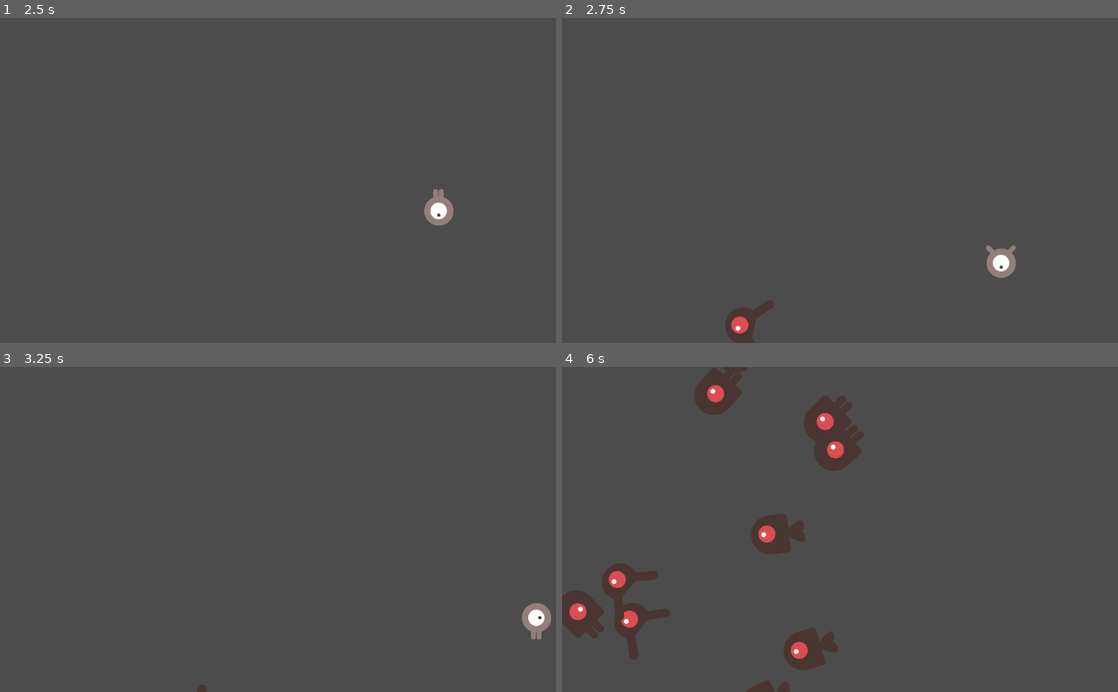
Above: before the commit, frames 1-4 (two rows, left to right).
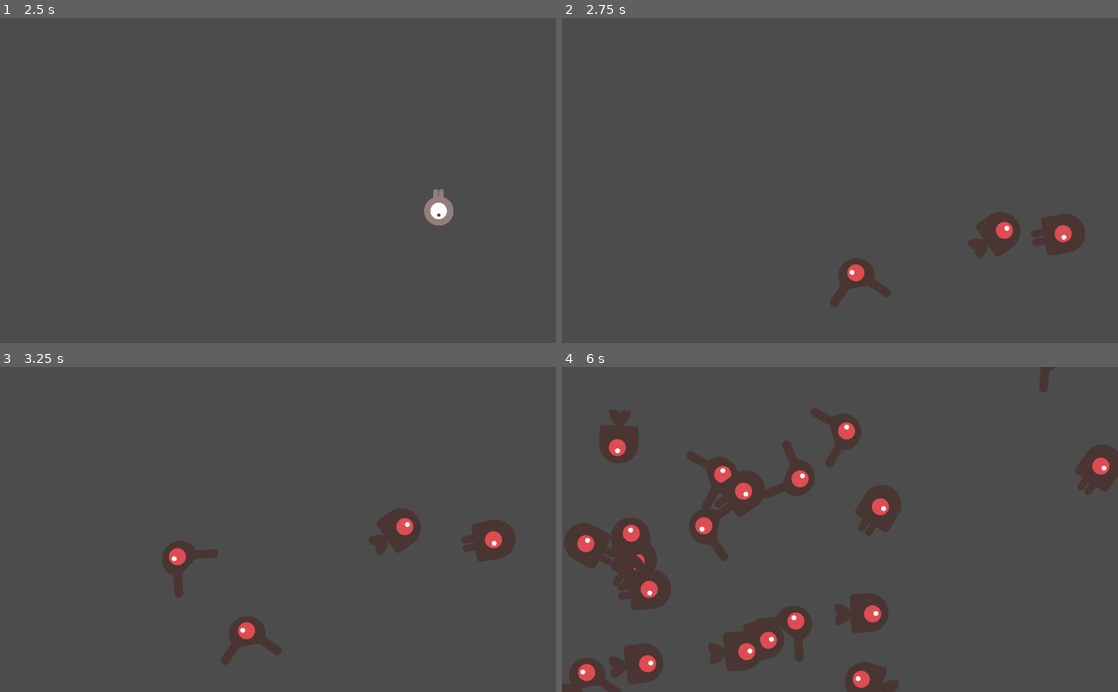
Above: after the commit, the same moments.

Repository: tjanok/pawpaw-warriors
Game: Godot game, scene res://assets/scenes/Main.tscn
Two runs of this game, one before a commit and one after it. Both use one fixed random seed, a clock stepped at 60 frames per second and the inputs below.
Inputs:
- Up to frame 1 (2.5 s): click "Start" at 0.5 s; tap Enter at 1.25 s; hold Right (ui_right) 1.28-2.03 s; hold Down (ui_down) from 2.03 s (still down)
- Up to frame 2 (2.75 s): keep holding Down (ui_down)
- Up to frame 3 (3.25 s): release Down (ui_down) at 2.78 s; hold Right (ui_right) from 2.78 s (still down)
- Up to frame 4 (6 s): release Right (ui_right) at 3.53 s; hold Up (ui_up) 3.53-4.28 s; hold Left (ui_left) 4.28-5.78 s; hold Down (ui_down) from 5.78 s (still down)

Frame 1 is identical in both runs. In frame 2, 3.3% of the frame differs, in the area x 29-94%, y 59-100%; in frame 3, 3.4%; in frame 4, 18%, in the area x 0-100%, y 0-100%.

Commit message:
fixed 2d positions

Diff:
--- a/Main.gd
+++ b/Main.gd
@@ -32,7 +32,12 @@
 	# Set the mob's direction perpendicular to the path direction.
 	var direction = $MobPath/MobSpawnLocation.rotation + PI / 2
 	# Set the mob's position to a random location.
-	mob.get_node("RigidBody2D").position = $MobPath/MobSpawnLocation.position
+	var pos = Vector2( 1000, 500 );
+	pos = $StartPosition.position
+	#pos.x = rand_range( 0, get_viewport().get_visible_rect().size.x-16);
+	#pos.y = rand_range( 0, get_viewport().get_visible_rect().size.y );
+
+	mob.position = $MobPath/MobSpawnLocation.position
 	# Add some randomness to the direction.
 	direction += rand_range(-PI / 4, PI / 4)
 	mob.get_node("RigidBody2D").rotation = direction
--- a/assets/scenes/Main.tscn
+++ b/assets/scenes/Main.tscn
@@ -7,7 +7,7 @@
 
 [sub_resource type="Curve2D" id=1]
 _data = {
-"points": PoolVector2Array( 0, 0, 0, 0, -192.167, -347.575, 0, 0, 0, 0, 3727.16, -338.472, 0, 0, 0, 0, 3737.98, 960.183, 0, 0, 0, 0, -186.761, 960.183, 0, 0, 0, 0, 3732.57, 963.217, 0, 0, 0, 0, -197.573, 957.148, 0, 0, 0, 0, -186.761, -359.712 )
+"points": PoolVector2Array( -19.9113, -11.1758, 19.9113, 11.1758, 3727.16, -338.472, 0, 0, 0, 0, 3732.57, 963.217, 0, 0, 0, 0, 1027.36, -288.999, 0, 0, 0, 0, 3562.73, -274.098, 0, 0, 0, 0, -419.529, 739.172, 0, 0, 0, 0, -266.875, -248.021, 0, 0, 0, 0, 980.9, 854.655, 0, 0, 0, 0, 3005.22, 869.556, 0, 0, 0, 0, 3396.81, 239.988, 0, 0, 0, 0, 270.73, -236.845, 0, 0, 0, 0, -260.238, -244.296 )
 }
 
 [node name="Main" type="Node2D"]
@@ -29,13 +29,13 @@
 position = Vector2( 508.307, 169.635 )
 
 [node name="MobPath" type="Path2D" parent="."]
-position = Vector2( 155.795, 197.27 )
+position = Vector2( 147.633, 195.91 )
 scale = Vector2( 0.204965, 0.365176 )
 curve = SubResource( 1 )
 
 [node name="MobSpawnLocation" type="PathFollow2D" parent="MobPath"]
-position = Vector2( 1925.25, -11.416 )
-rotation = -2.43956
+position = Vector2( 3727.16, -338.472 )
+rotation = 1.19544
 
 [node name="HUD" parent="." instance=ExtResource( 4 )]
 [connection signal="hit" from="Player" to="." method="_on_Player_hit"]
